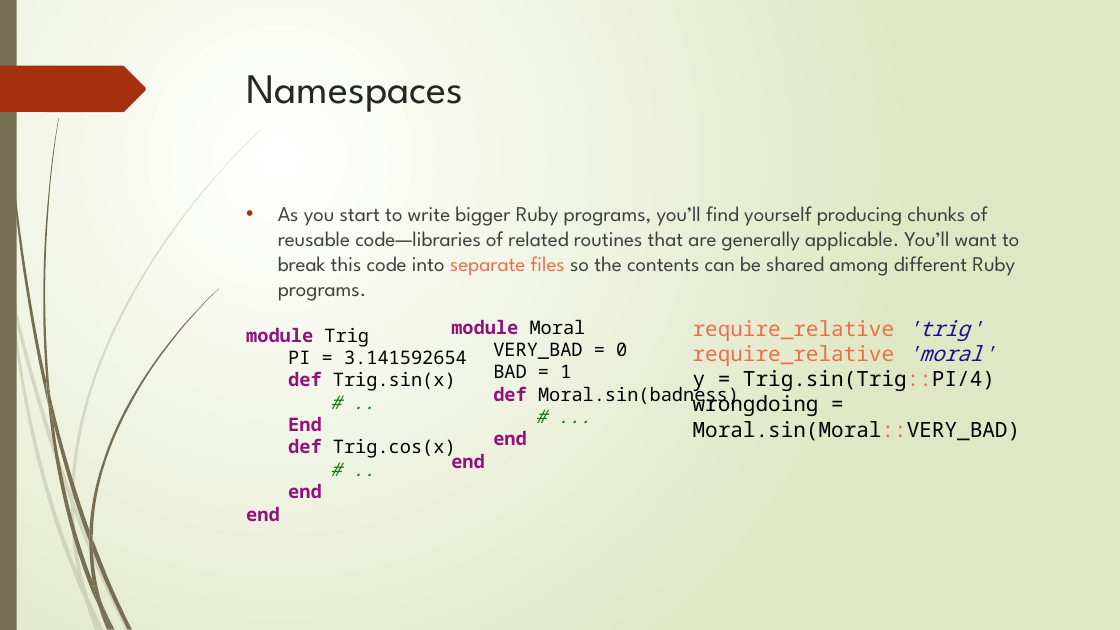
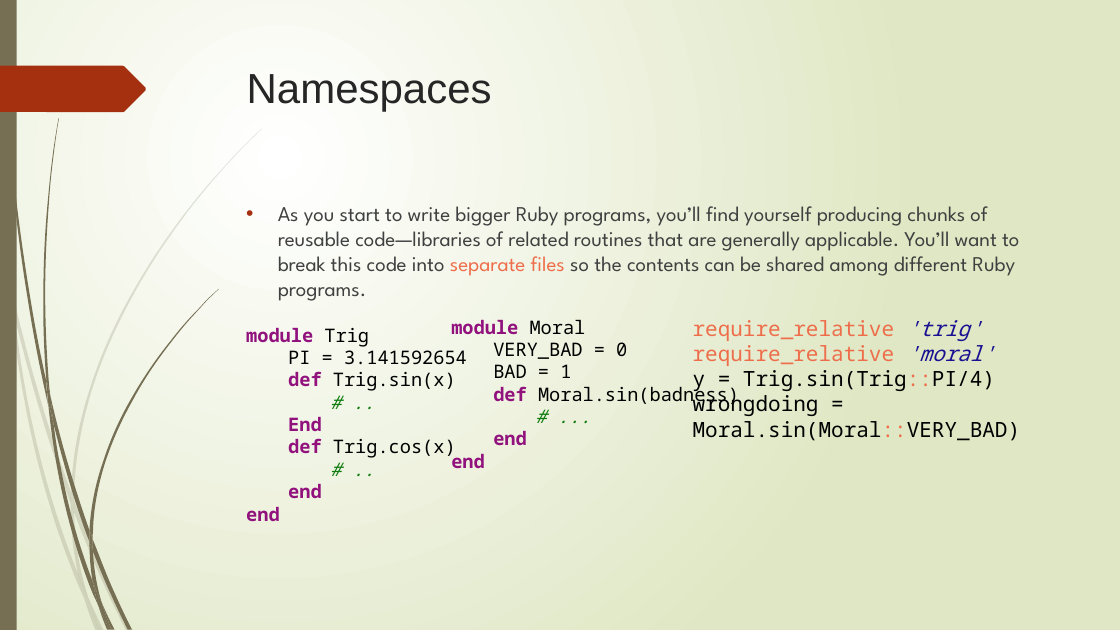
Before and after one commit to angelmoralesb/Fedesoft, a slide deck: slide 24 of ProyectoRuby/Libros/PresentacionRuby.pptx. Drawn at 1120x630 pixels with LibreOffice and Linux fonts; fonts in the diff are those of the drawing. Boxes give left, top, right and bottom in pixels: in the first picture for what was removed or moved away, otherwise in the second. Text is boxed around its words. In the diff, an @@ line names an element or a change of style, - is before the commit and + after.

```diff
--- a/ProyectoRuby/Libros/PresentacionRuby.pptx
+++ b/ProyectoRuby/Libros/PresentacionRuby.pptx
@@ title "Namespaces" at box(247, 74, 492, 112): font League Spartan to Arial @@
```
Also in this commit, not shown: 52 other slides changed, 4 other files.
